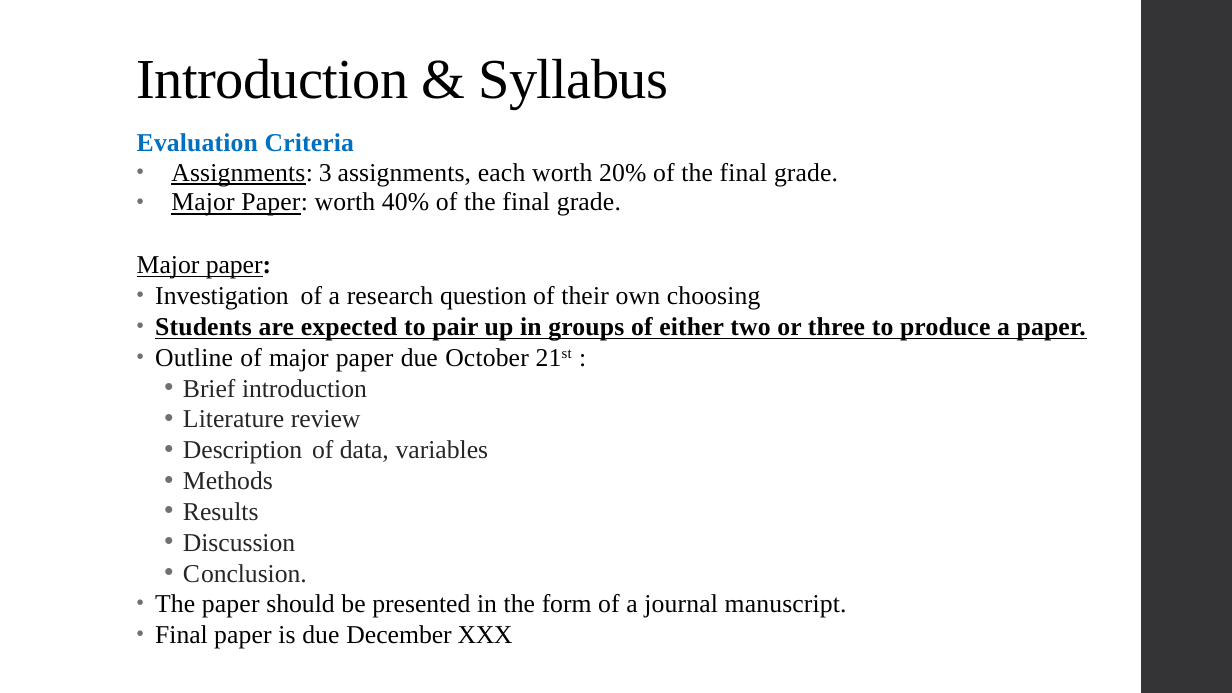
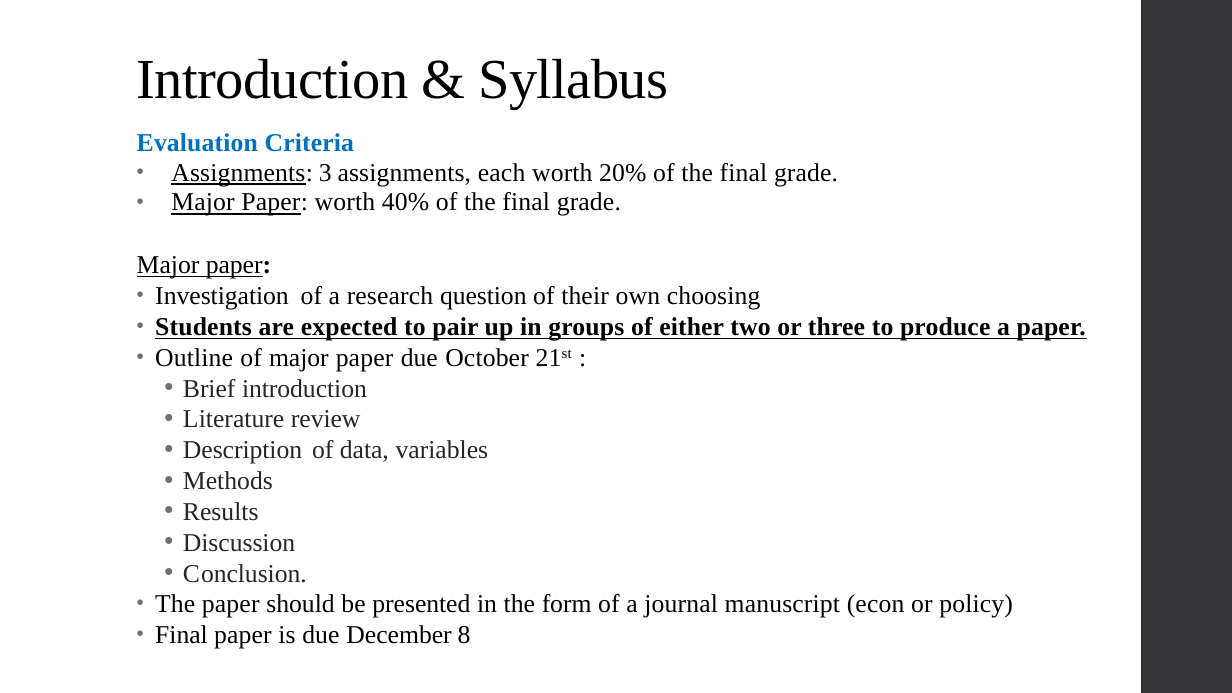
Before and after one commit to qiufei/fork-HAD5744, a slide deck: slide 5 of Lecture01_Introduction/Lecture1_Frameworks_2022F.pptx. Drawn at 1232x693 pixels with LibreOffice and Linux fonts; fonts in the diff are those of the drawing. Boxes give left, top, right and bottom in pixels: in the first picture for what was removed or moved away, otherwise in the second. Text is boxed around its words. In the diff, an @@ line names an element or a change of style, - is before the commit and + after.

```diff
--- a/Lecture01_Introduction/Lecture1_Frameworks_2022F.pptx
+++ b/Lecture01_Introduction/Lecture1_Frameworks_2022F.pptx
@@ text at bbox=[155, 594, 1013, 649]: text changed @@
-• The paper should be presented in the form of a journal manuscript.
-• Final paper is due December XXX
+• The paper should be presented in the form of a journal manuscript (econ or policy)
+• Final paper is due December 8
```
Also in this commit, not shown: 4 other slides changed, 1 slide added, 1 other file.
